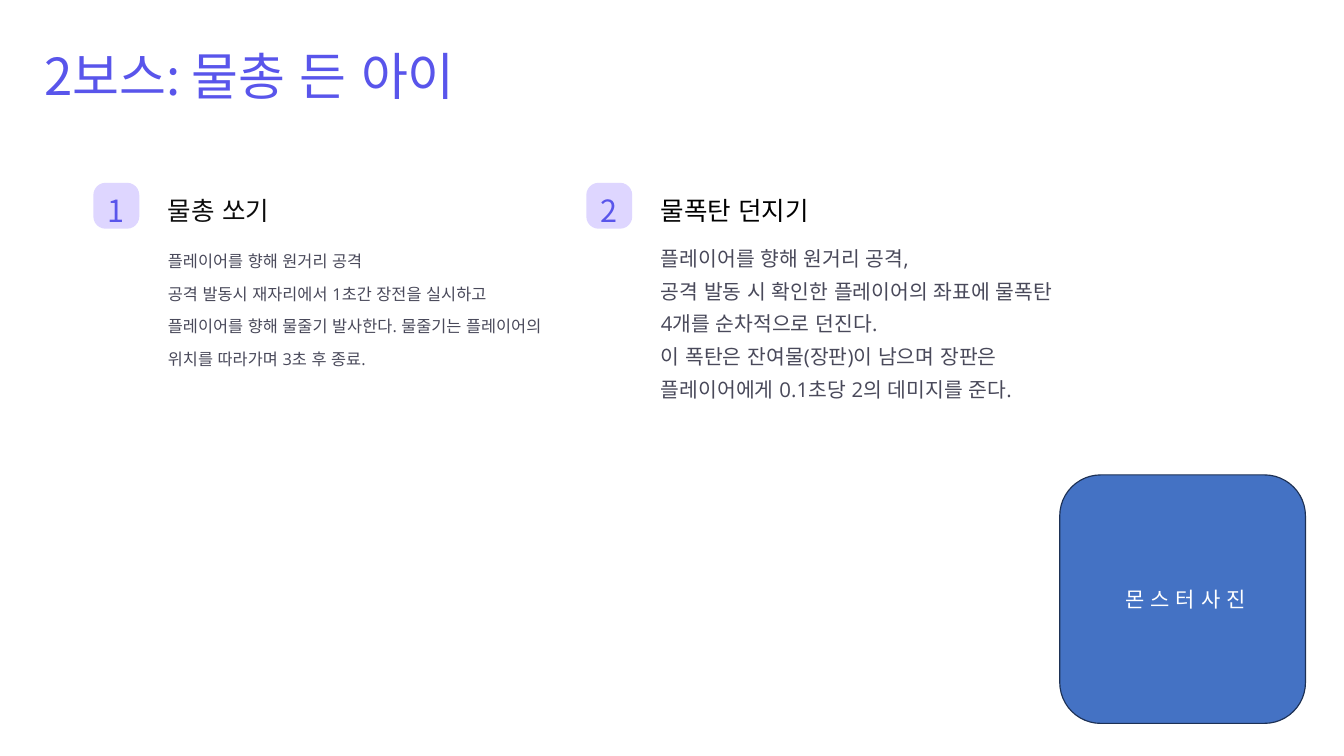
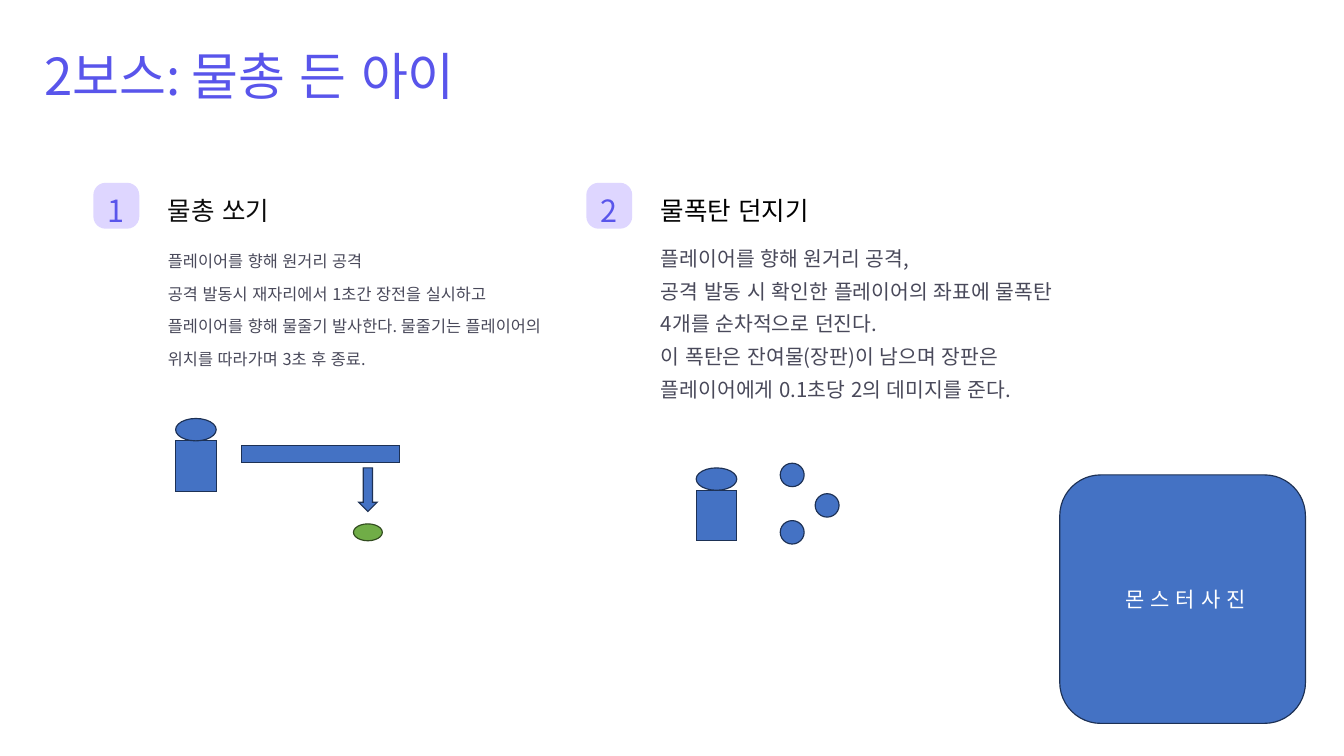
Before and after one commit to sms3072/wepatens, a slide deck: slide 3 of contents/동물서바이벌/보스 컨셉_패턴용.pptx. Drawn at 1344x756 pixels with LibreOffice and Linux fonts; fonts in the diff are those of the drawing. Boxes give left, top, right and bottom in pixels: in the first picture for what was removed or moved away, otherwise in the second. Text is boxed around its words. In the diff, an @@ line names an element or a change of style, - is before the commit and + after.

```diff
--- a/contents/동물서바이벌/보스 컨셉_패턴용.pptx
+++ b/contents/동물서바이벌/보스 컨셉_패턴용.pptx
@@ text "플레이어를 향해 원거리 공격" at [168,253,541,367]: font Open Sans to Noto Sans CJK KR @@
@@ text "플레이어를 향해 원거리 공격," at [661,249,1052,399]: font Open Sans to Noto Sans CJK KR @@
@@ ellipse added at [176,418,216,441], fill #4472C4, outline #1E3256 1 pt @@
@@ rectangle added at [176,441,216,491], fill #4472C4, outline #1E3256 1 pt @@
@@ rectangle added at [242,445,400,462], fill #4472C4, outline #1E3256 1 pt @@
@@ down arrow added at [359,468,377,512], fill #4472C4, outline #1E3256 1 pt @@
@@ ellipse added at [696,468,737,491], fill #4472C4, outline #1E3256 1 pt @@
@@ ellipse added at [780,463,804,486], fill #4472C4, outline #1E3256 1 pt @@
@@ rectangle added at [696,491,737,541], fill #4472C4, outline #1E3256 1 pt @@
@@ ellipse added at [815,494,838,517], fill #4472C4, outline #1E3256 1 pt @@
@@ ellipse added at [354,524,382,541], fill #70AD47, outline #314C1F 1 pt @@
@@ ellipse added at [780,521,804,544], fill #4472C4, outline #1E3256 1 pt @@
```
Also in this commit, not shown: 20 other slides changed, 16 other files.
